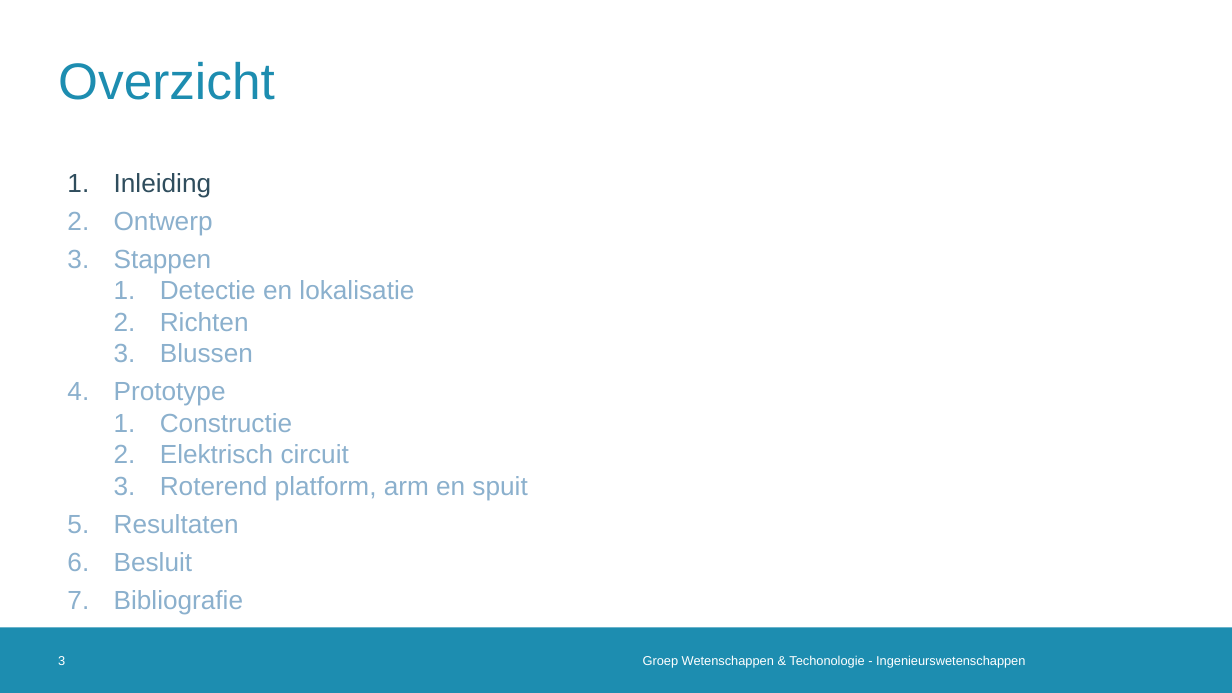
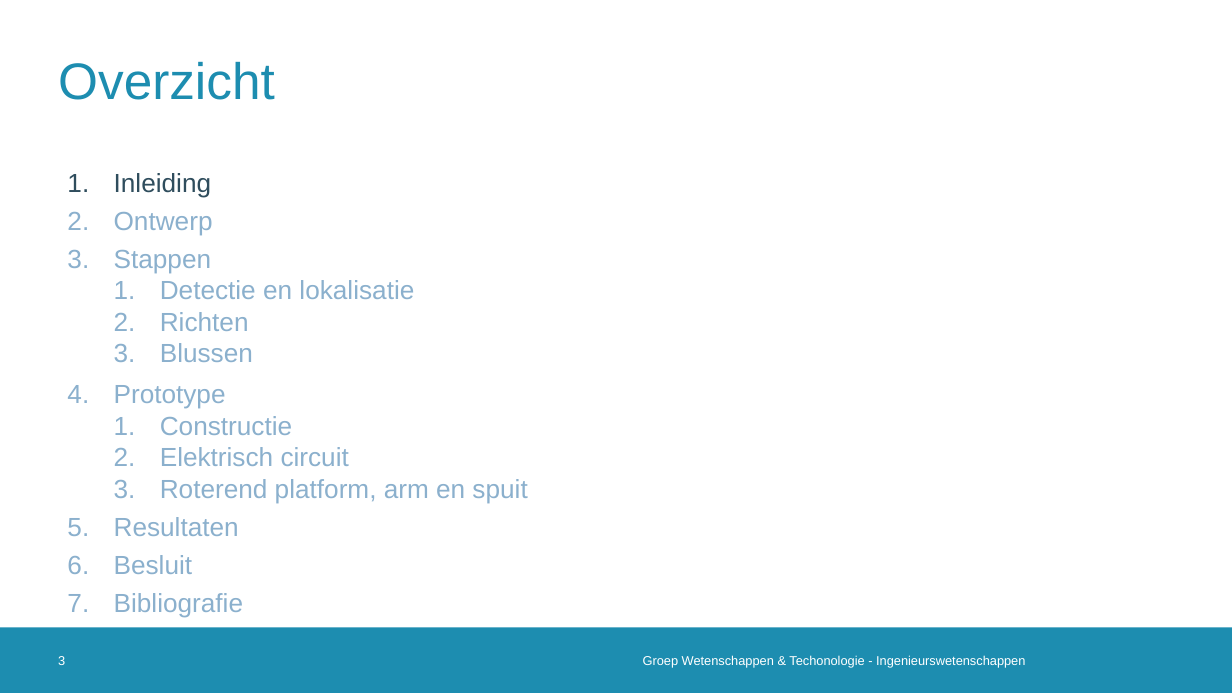
Before and after one commit to 2023-2022-KULAK-IW/2022_2023_Probleemoplossen_en_Ontwerpen_2, a slide deck: slide 3 of LATEX + ppt/Tussentijdse Presentatie .pptx. Drawn at 1232x693 pixels with LibreOffice and Linux fonts; fonts in the diff are those of the drawing; background and template pictures are left out. Boxes give left, top, right and bottom in pixels: in the first picture for what was removed or moved away, otherwise in the second. Text is boxed around its words. In the diff, an @@ line names an element or a change of style, - is before the commit and + after.

```diff
--- a/LATEX + ppt/Tussentijdse Presentatie .pptx
+++ b/LATEX + ppt/Tussentijdse Presentatie .pptx
@@ text at (x1=114, y1=385, x2=226, y2=408): line spacing 0.8 to 0.9 @@
```
Also in this commit, not shown: 11 other slides changed, 4 slides added, 3 other files.
